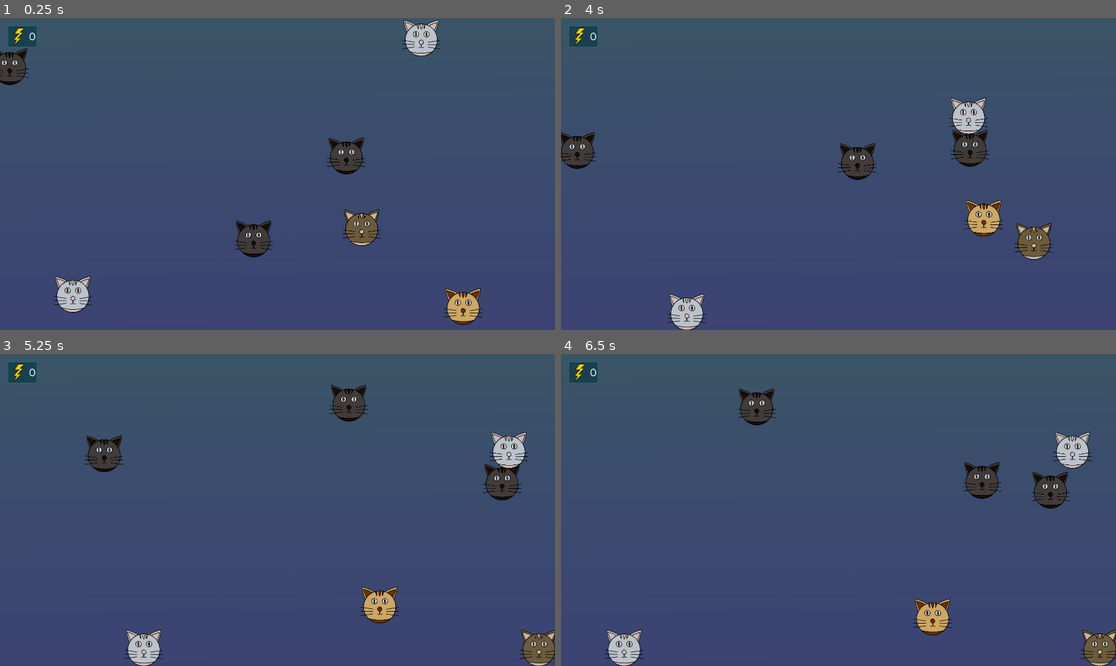
Above: before the commit, frames 1-4 (two rows, left to right).
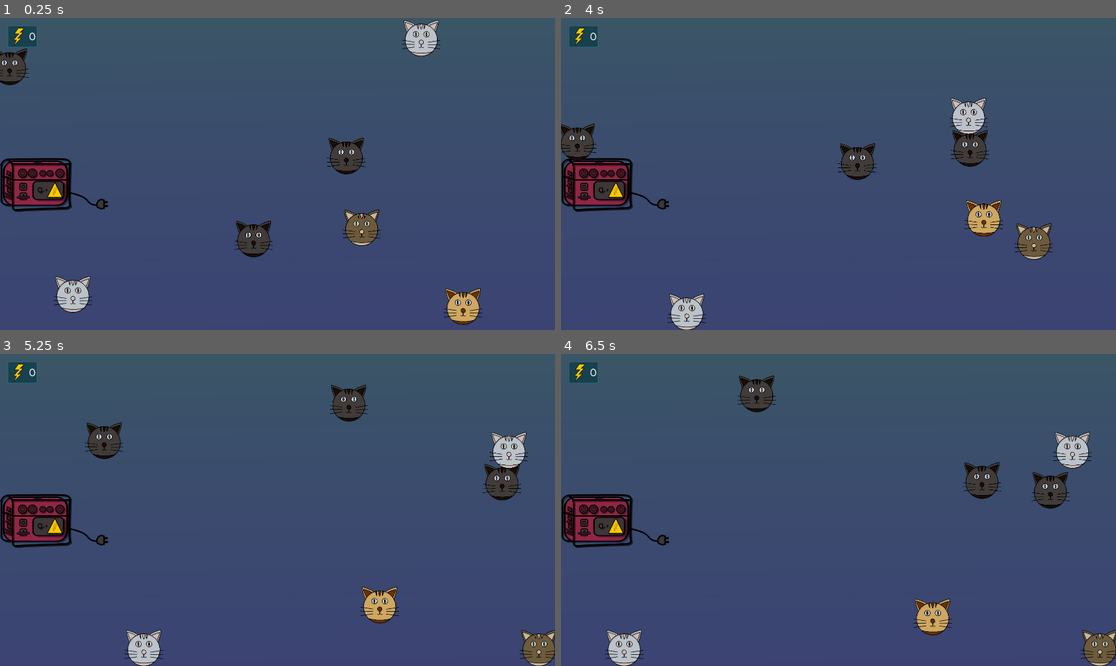
Above: after the commit, the same moments.

Repository: Oreztov/GWJ-63
Game: Godot game, scene res://scenes/game_main.tscn
The game is run twice, just before and just after one commit, with the same random seed, the same clock (stepped at 60 frames per second) and the same inputs.
Inputs (mouse positions are in pixels of both pictures, inside the frame that each line leads up to):
- Up to frame 1 (0.25 s): no input
- Up to frame 2 (4 s): tap Enter at 0.5 s; move the mouse to (622, 308) at 0.52 s; tap Space at 1.25 s; move the mouse to (894, 170) at 1.27 s; move the mouse to (805, 252) at 2.02 s; move the mouse to (927, 111) at 2.77 s; move the mouse to (566, 139) at 3.52 s
- Up to frame 3 (5.25 s): move the mouse to (410, 559) at 4.27 s; move the mouse to (527, 662) at 5.02 s
- Up to frame 4 (6.5 s): move the mouse to (755, 432) at 5.77 s

The runs differ from the first frame. In frame 1, 2.1% of the frame differs, in the area x 0-20%, y 44-63%; in frame 2, 2.6%; in frame 3, 2.8%; in frame 4, 2.8%, in the area x 0-39%, y 6-63%.

Commit message:
Get To The Generator!

Diff:
--- a/scenes/cat.tscn
+++ b/scenes/cat.tscn
@@ -13,6 +13,9 @@
 
 [sub_resource type="CircleShape2D" id="CircleShape2D_25wiu"]
 radius = 20.0
+
+[sub_resource type="CircleShape2D" id="CircleShape2D_owm8i"]
+radius = 72.0
 
 [node name="Cat" type="CharacterBody2D"]
 script = ExtResource("1_it10l")
@@ -72,6 +75,11 @@
 position = Vector2(40, -40)
 shape = SubResource("CircleShape2D_25wiu")
 
+[node name="ChargeArea" type="Area2D" parent="."]
+
+[node name="CollisionShape2D" type="CollisionShape2D" parent="ChargeArea"]
+shape = SubResource("CircleShape2D_owm8i")
+
 [node name="Raycasts" type="Node2D" parent="."]
 
 [node name="RayCastTop" type="RayCast2D" parent="Raycasts"]
@@ -103,6 +111,8 @@
 autostart = true
 
 [connection signal="mouse_entered" from="PatArea" to="." method="_on_pat_area_mouse_entered"]
+[connection signal="area_entered" from="ChargeArea" to="." method="_on_charge_area_area_entered"]
+[connection signal="area_exited" from="ChargeArea" to="." method="_on_charge_area_area_exited"]
 [connection signal="timeout" from="Timers/MoveTimer" to="." method="_on_move_timer_timeout"]
 [connection signal="timeout" from="Timers/MoveWaitTimer" to="." method="_on_move_wait_timer_timeout"]
 [connection signal="timeout" from="Timers/PowerGainTimer" to="." method="_on_power_gain_timer_timeout"]
--- /dev/null
+++ b/scenes/generator.tscn
@@ -0,0 +1,47 @@
+[gd_scene load_steps=7 format=3 uid="uid://t0qjc1gj5u8x"]
+
+[ext_resource type="Texture2D" uid="uid://d4f4cb7r558vh" path="res://textures/generator.png" id="1_oornm"]
+[ext_resource type="Texture2D" uid="uid://d17xqbdx5vdgb" path="res://textures/Untitled.png" id="2_aw2w1"]
+
+[sub_resource type="CapsuleShape2D" id="CapsuleShape2D_nqox0"]
+radius = 88.0
+height = 240.0
+
+[sub_resource type="RectangleShape2D" id="RectangleShape2D_w3wuv"]
+size = Vector2(300, 500)
+
+[sub_resource type="Gradient" id="Gradient_nhekk"]
+
+[sub_resource type="GradientTexture2D" id="GradientTexture2D_bjejx"]
+gradient = SubResource("Gradient_nhekk")
+width = 300
+height = 500
+
+[node name="Generator" type="StaticBody2D"]
+
+[node name="GeneratorSprite" type="Sprite2D" parent="."]
+texture = ExtResource("1_oornm")
+
+[node name="GeneratorCollision" type="CollisionShape2D" parent="."]
+position = Vector2(-16, 0)
+rotation = 1.5708
+shape = SubResource("CapsuleShape2D_nqox0")
+
+[node name="ChargeArea" type="Area2D" parent="." groups=["generator"]]
+show_behind_parent = true
+position = Vector2(168, 48)
+skew = -0.0872665
+
+[node name="CollisionShape2D" type="CollisionShape2D" parent="ChargeArea"]
+shape = SubResource("RectangleShape2D_w3wuv")
+
+[node name="ChargeMask" type="Sprite2D" parent="ChargeArea"]
+clip_children = 1
+texture_repeat = 2
+texture = SubResource("GradientTexture2D_bjejx")
+
+[node name="ChargeAreaSprite" type="Sprite2D" parent="ChargeArea/ChargeMask"]
+texture_repeat = 2
+texture = ExtResource("2_aw2w1")
+region_enabled = true
+region_rect = Rect2(-300.778, -148.378, 1056.81, 640.211)
--- a/scenes/level.tscn
+++ b/scenes/level.tscn
@@ -1,6 +1,7 @@
-[gd_scene load_steps=6 format=3 uid="uid://dl1n5hla1lvfn"]
+[gd_scene load_steps=7 format=3 uid="uid://dl1n5hla1lvfn"]
 
 [ext_resource type="Script" path="res://scripts/level.gd" id="1_c23ku"]
+[ext_resource type="PackedScene" uid="uid://t0qjc1gj5u8x" path="res://scenes/generator.tscn" id="2_1g03o"]
 
 [sub_resource type="Gradient" id="Gradient_k0v2m"]
 colors = PackedColorArray(0.0666667, 0.172549, 0.827451, 0.282353, 0.12549, 0.388235, 0.54902, 0.4)
@@ -43,3 +44,6 @@
 [node name="LeftRightBoundary2" type="CollisionShape2D" parent="LevelBounds"]
 position = Vector2(-144, 560)
 shape = SubResource("RectangleShape2D_o2rjp")
+
+[node name="generator" parent="." instance=ExtResource("2_1g03o")]
+position = Vector2(136, 576)
--- a/scripts/Cat.gd
+++ b/scripts/Cat.gd
@@ -18,8 +18,9 @@
 
 var direction = Vector2.ZERO
 
-# Movement Flags
-var is_moving
+# Cat Flags
+var is_moving = false
+var in_generator = false
 
 # Power variables
 var power_gain = 1
@@ -34,6 +35,7 @@
 	$Timers/MoveWaitTimer.wait_time = randf_range(wait_time_min, wait_time_max)
 	$Timers/MoveWaitTimer.start()
 	$Timers/PowerGainTimer.wait_time = power_gain_time
+	$Timers/PowerGainTimer.paused = true
 
 # Called every frame. 'delta' is the elapsed time since the previous frame.
 func _physics_process(delta):
@@ -44,9 +46,13 @@
 		velocity = direction * current_speed
 		move_and_slide()
 	# Handle powering
-	power_time -= delta
+	if in_generator:
+		power_time -= delta
 	var power_progress = power_time / power_time_max
-	$Textures/CatLight.modulate.a = power_progress + 0.1
+	if power_time > 0:
+		$Textures/CatLight.modulate.a = power_progress + 0.1
+	else:
+		$Textures/CatLight.modulate.a = 0
 
 func _on_pat_area_mouse_entered():
 	power_time += power_time_increment
@@ -112,3 +118,17 @@
 	if power_time > 0:
 		PowerManager.change_power(power_gain)
 		SpawnManager.create_popup(global_position, load("res://textures/power.png"), str(power_gain))
+
+
+func _on_charge_area_area_entered(area):
+	# Entered generator
+	if area.is_in_group("generator"):
+		in_generator = true
+		$Timers/PowerGainTimer.paused = false
+
+
+func _on_charge_area_area_exited(area):
+	# Exited generator
+	if area.is_in_group("generator"):
+		in_generator = false
+		$Timers/PowerGainTimer.paused = true
Not shown: 1 places in scenes/cat.tscn that only renumber resources
Binary file added: textures/generator.png
Not shown, added: textures/generator.png.import
Binary file added: textures/grid.png
Not shown, added: textures/grid.png.import
